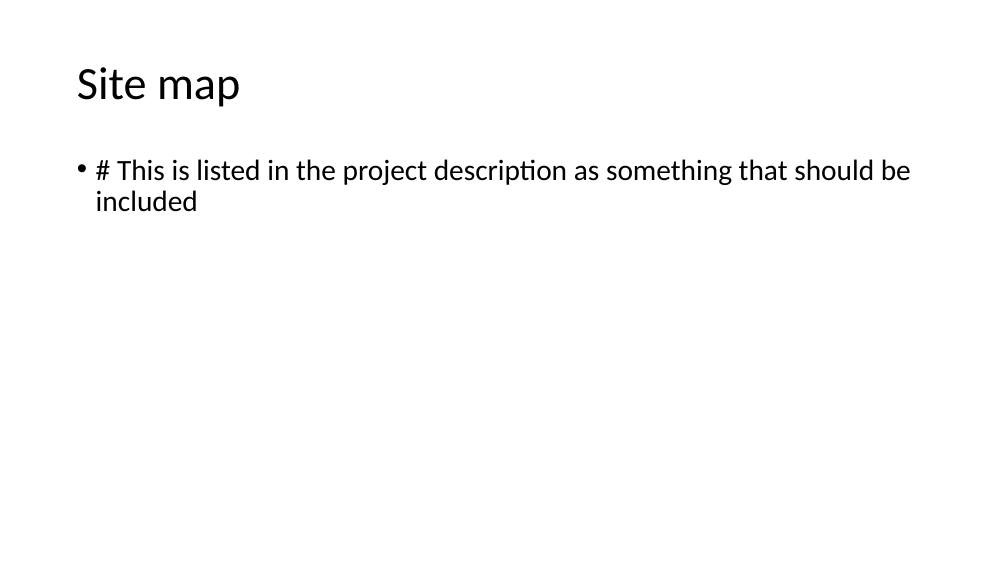
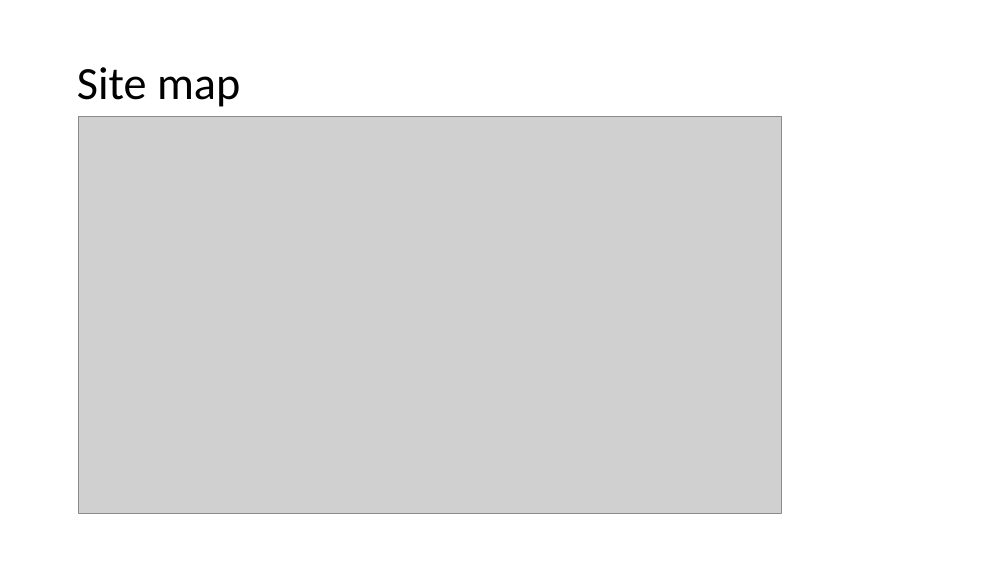
Before and after one commit to jkunnas58/dat250_netbank_fall_2020, a slide deck: slide 8 of Project_report_group_9.pptx. Drawn at 1008x567 pixels with LibreOffice and Linux fonts; fonts in the diff are those of the drawing; grey boxes stand for pictures. Boxes give left, top, right and bottom in pixels: in the first picture for what was removed or moved away, otherwise in the second. Text is boxed around its words. In the diff, an @@ line names an element or a change of style, - is before the commit and + after.

```diff
--- a/Project_report_group_9.pptx
+++ b/Project_report_group_9.pptx
@@ picture added at (79,116,782,514) @@
@@ text removed at (96,159,911,212) @@
-• # This is listed in the project description as something that should be included
```
Also in this commit, not shown: 3 other slides changed.
